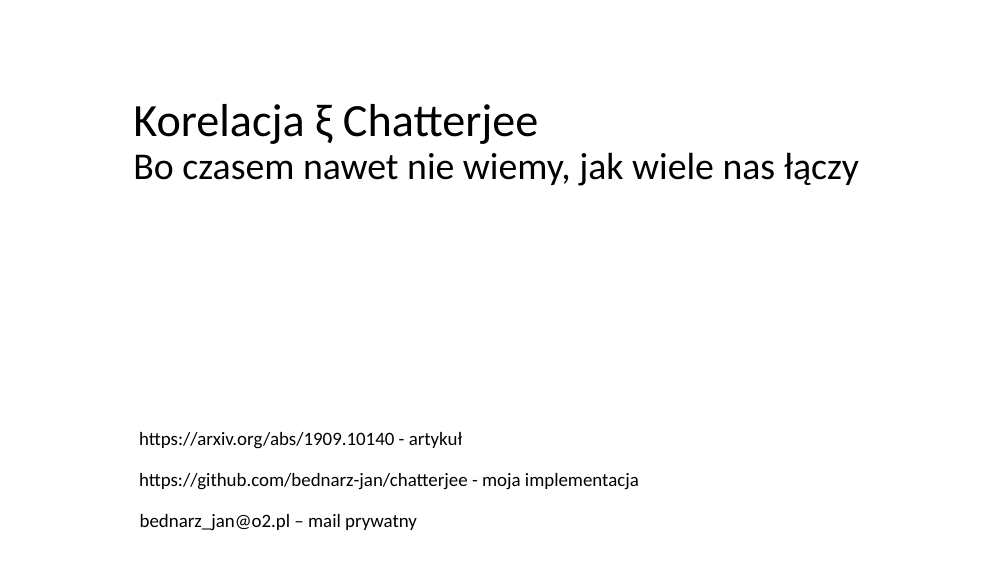
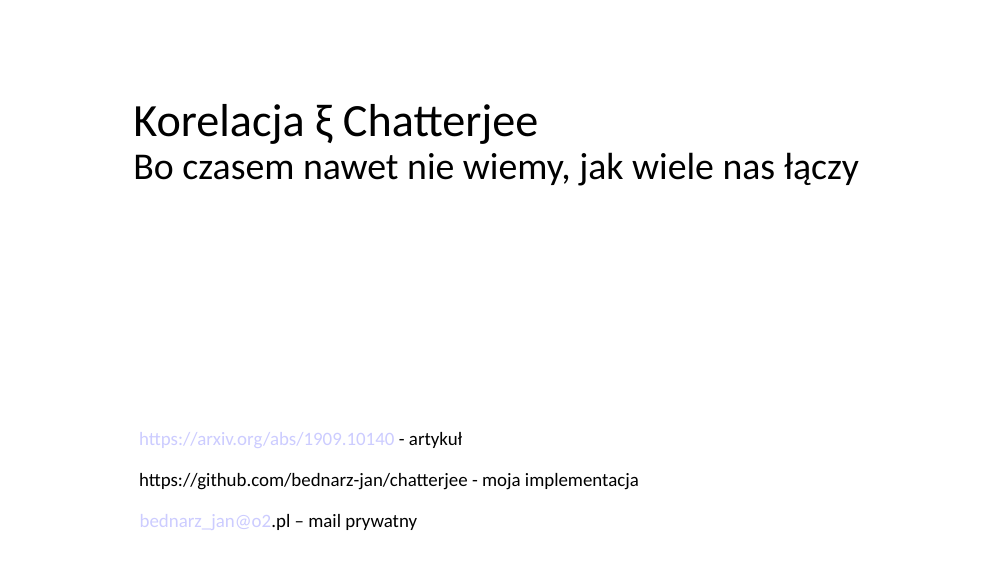
Before and after one commit to bednarz-jan/chatterjee, a slide deck: slide 1 of Chatterjee.ppt. Drawn at 1008x567 pixels with LibreOffice and Linux fonts; fonts in the diff are those of the drawing. Boxes give left, top, right and bottom in pixels: in the first picture for what was removed or moved away, otherwise in the second. Text is boxed around its words. In the diff, an @@ line names an element or a change of style, - is before the commit and + after.

```diff
--- a/Chatterjee.ppt
+++ b/Chatterjee.ppt
@@ text "https://arxiv.org/abs/1909.10140 - artykuł" at <box>139,432,462,448</box>: text colour #000000 to #CCCCFF in "https://arxiv.org/abs/1909.10140" @@
@@ text "bednarz_jan@o2.pl – mail prywatny" at <box>140,514,417,530</box>: text colour #000000 to #CCCCFF in "bednarz_jan@o2.pl" @@
```
Also in this commit, not shown: 1 other slide changed, 3 other files.
